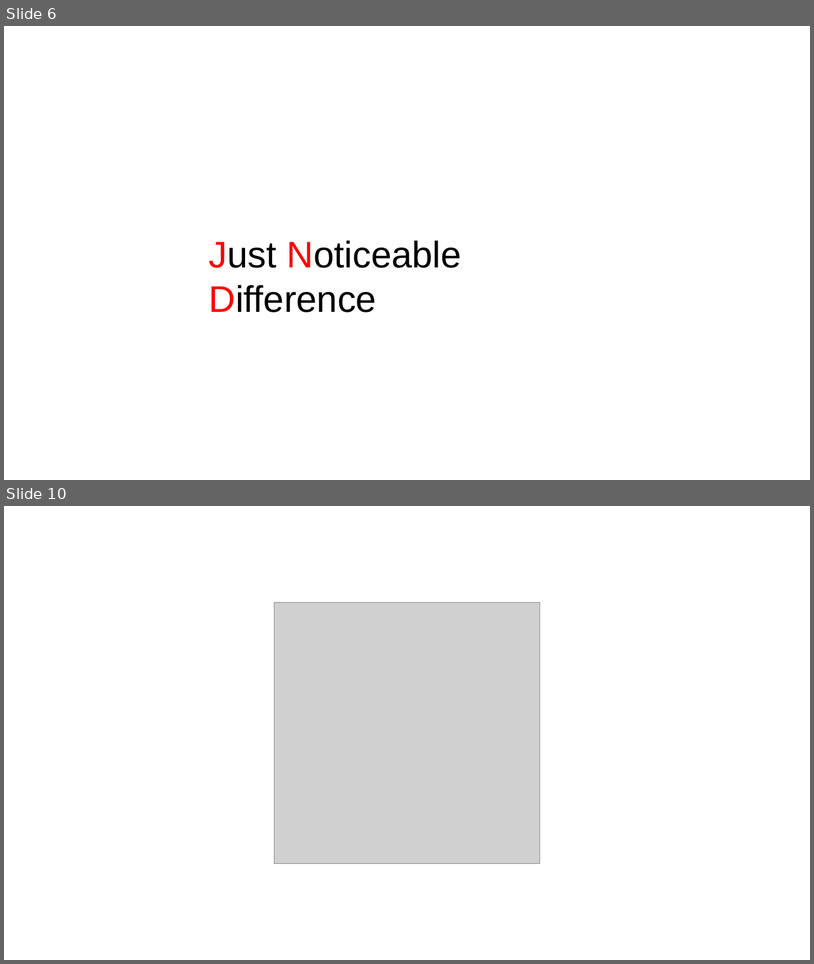
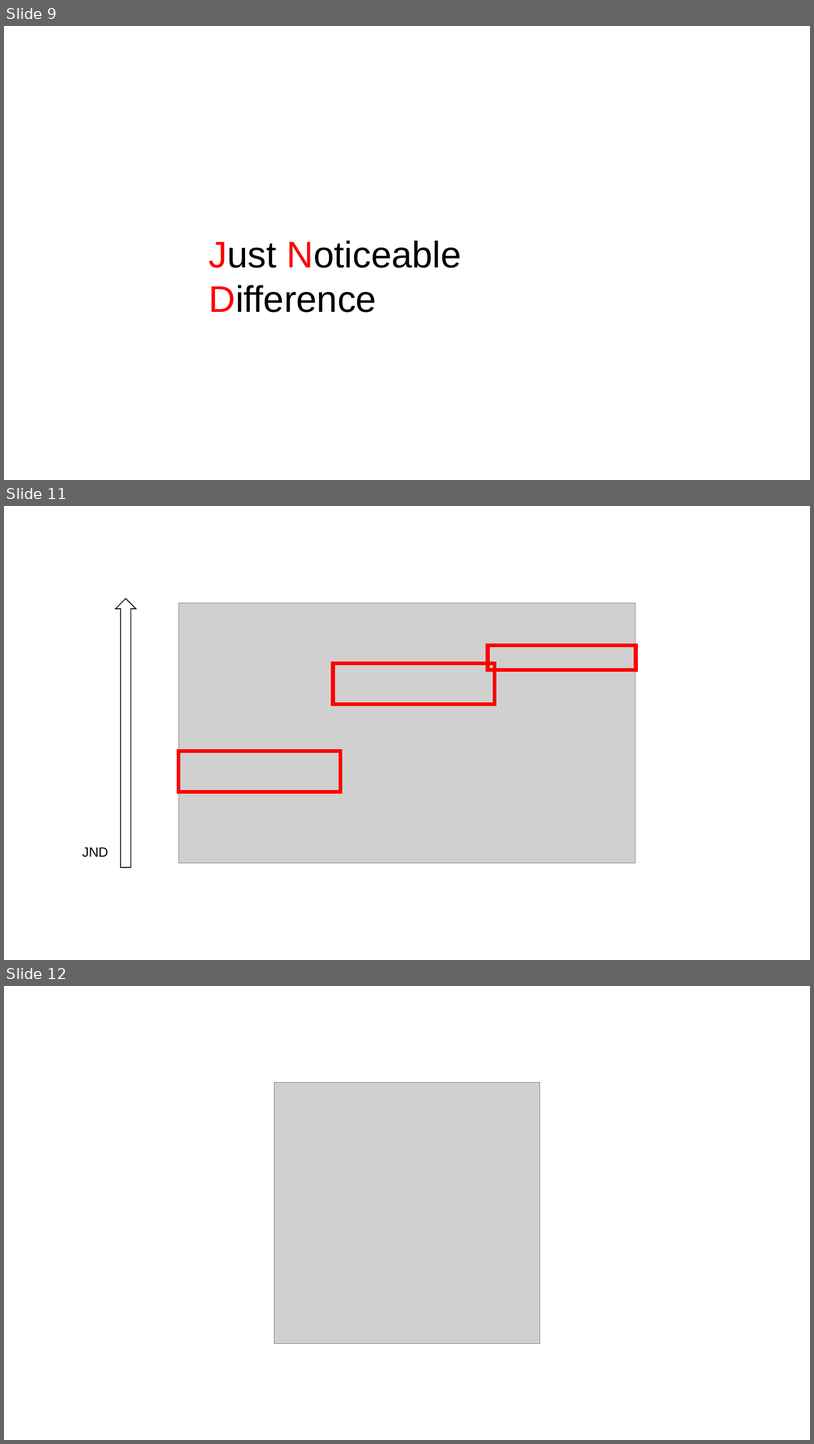
Before and after one commit to SSH1997/boostcamp_CS_study_files, a slide deck: 9. 기타 컴퓨터 관련 지식/J103_Datavis.pptx. Shown one above the other, each under a label of ours: slides 6 and 10 before the commit, slides 9, 11 and 12 after it; the slides between them are not shown. The pictures are 814x964 and 814x1444 pixels, drawn with LibreOffice and Linux fonts; fonts in the diff are those of the drawing; grey boxes stand for pictures. Boxes give left, top, right and bottom in pixels: in the first picture for what was removed or moved away, otherwise in the second. Text is boxed around its words. In the diff, an @@ line names an element or a change of style, - is before the commit and + after.

```diff
--- a/9. 기타 컴퓨터 관련 지식/J103_Datavis.pptx
+++ b/9. 기타 컴퓨터 관련 지식/J103_Datavis.pptx
@@ slide 11 added at box(4, 506, 810, 960), background #FFFFFF @@
@@ up arrow added at box(116, 598, 136, 867), outline #000000 1 pt @@
@@ picture added at box(179, 603, 636, 863) @@
@@ rectangle added at box(488, 645, 636, 669), outline #FF0000 4.5 pt @@
@@ rectangle added at box(333, 663, 495, 705), outline #FF0000 4.5 pt @@
@@ rectangle added at box(179, 751, 341, 792), outline #FF0000 4.5 pt @@
@@ text added at box(82, 847, 108, 857), 16 pt, text #000000 @@
+JND
@@ what was slide 6 is now slide 9 @@
@@ what was slide 10 is now slide 12 @@
```
Also in this commit, not shown: 1 slide changed, 5 other slides added, 3 slides removed, 1 other file.
